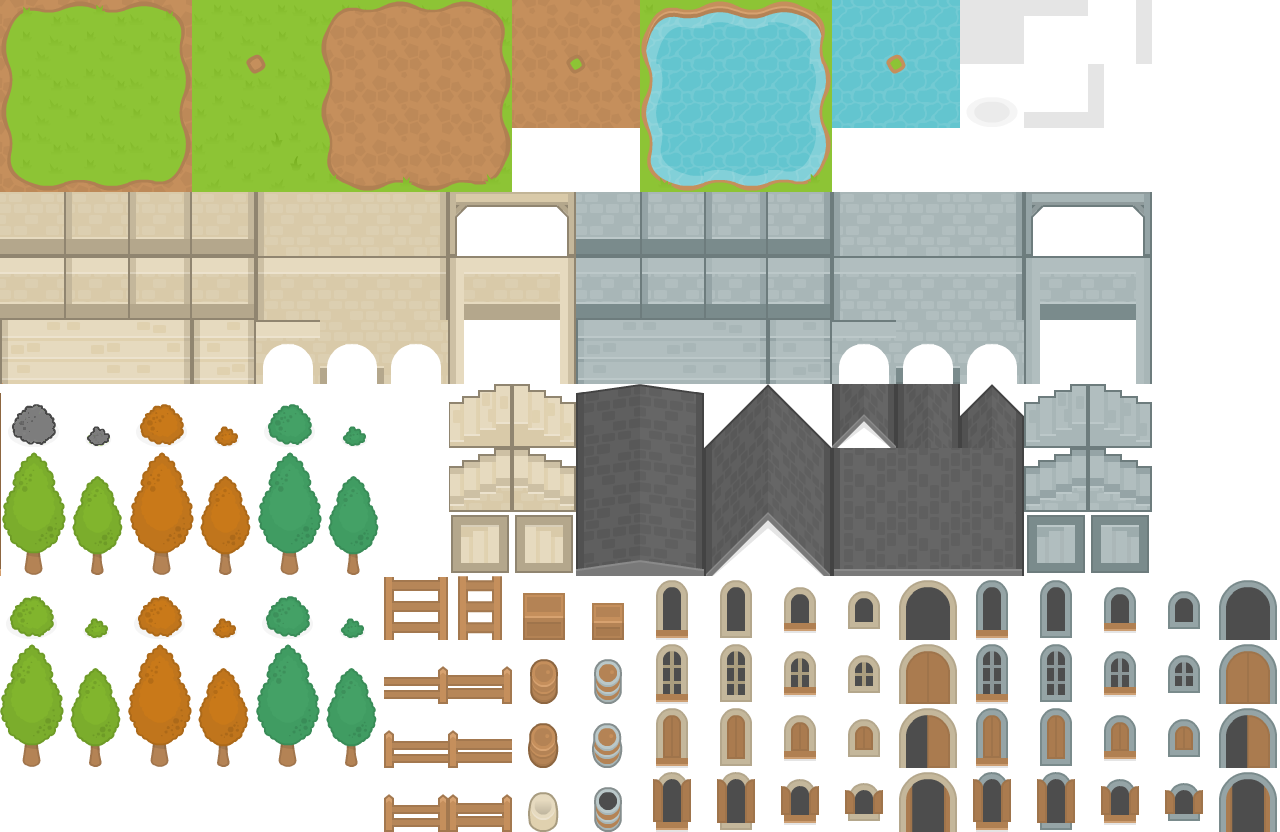
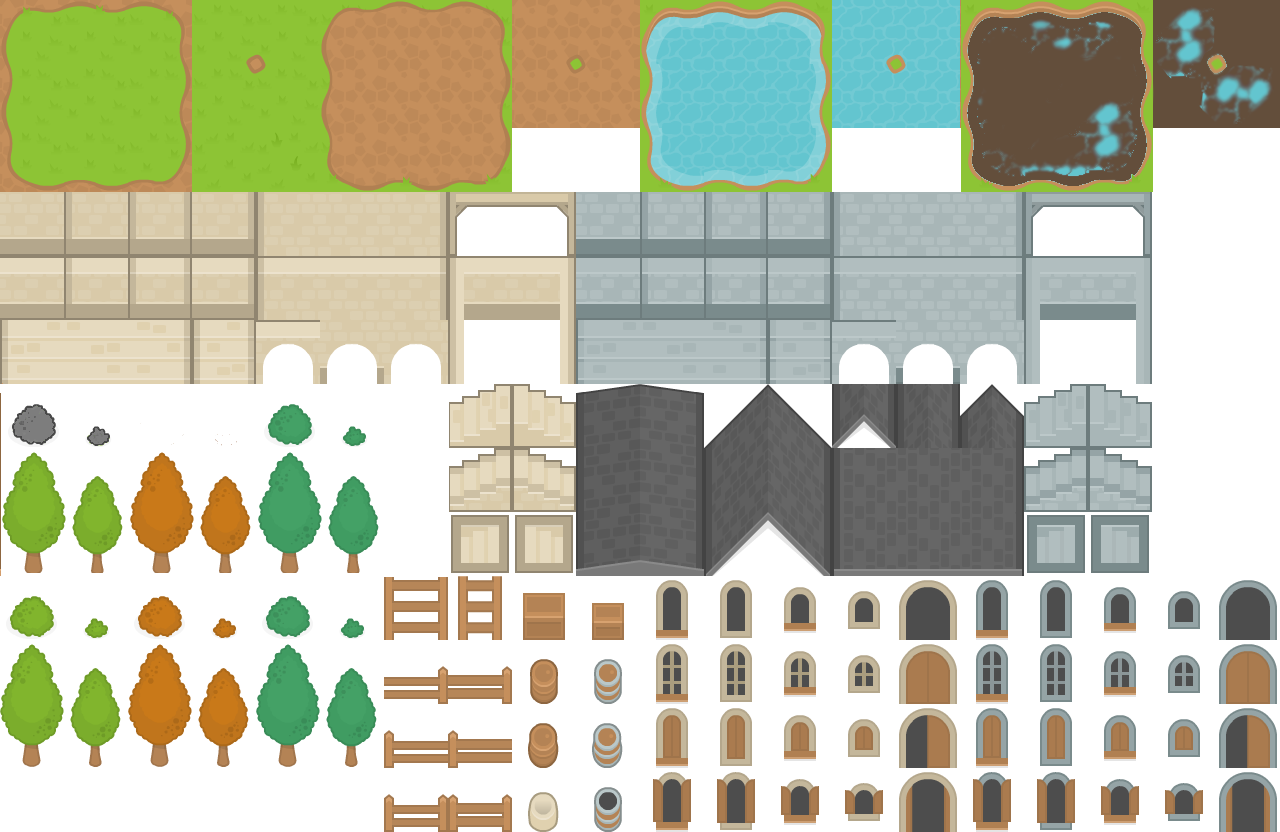
Layer changes from the first (1280, 832) image to the second:
painted on "Calque copié" over [27, 64, 1278, 575]
painted on "RPGpack_sheet.png" over [136, 0, 1280, 447]
